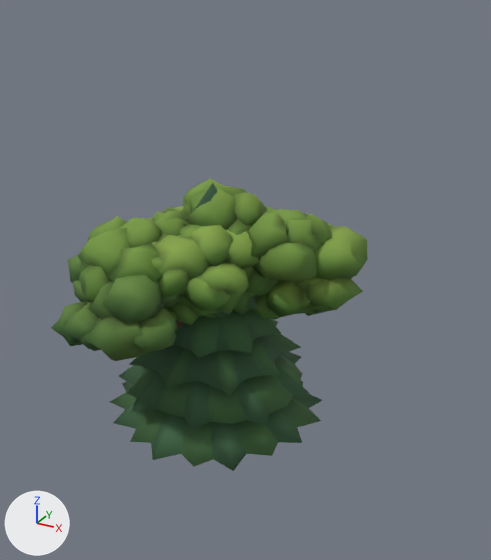
The glTF model public/models/garden.glb: old version first, new version second.
Both versions are drawn from a 50 mm lens placed at (6.77, -10.91, 9.29), pointed at (0.73, 0.07, 3.8). The lights are fixed; the arrows at lower left show +X, +Y and +Z. The older version comes first. Where no turn or scale is listed for an object, it has been applied to the vertices. Vertices at exactly the same position are counted once.

The first picture shows 'oak_a', 'oak_b', 'oak_c', 'pine_a', 'pine_b'.
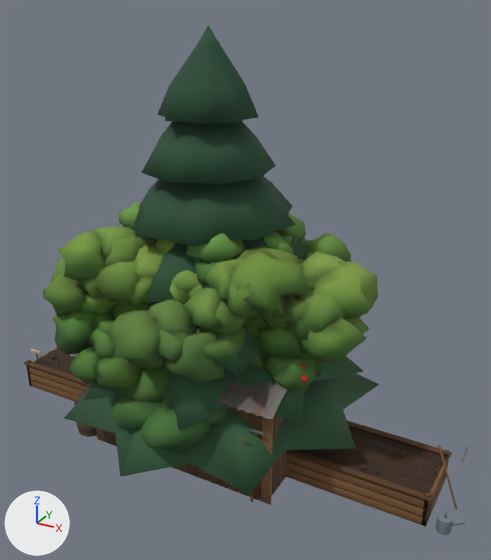
Where the newer file only moved an object's origin or applied its transform, the numbers keep the older frame.

What differs and where, as boxes [x1, y1, x2, y2] in the pictures (491 x 560 px):
'tree_fir', added (green)
    after: [64, 25, 379, 495]
'oak_a', reshaped, moved, rescaled (27% wider)
    before: [77, 178, 332, 315]
    after: [43, 226, 367, 364]
'oak_b', reshaped, moved, rescaled
    before: [150, 206, 368, 330]
    after: [82, 239, 378, 334]
'oak_c', reshaped, moved, rescaled
    before: [51, 229, 243, 361]
    after: [105, 300, 246, 383]
'bed_1000x150_a', added
    after: [24, 347, 466, 535]
'tree_apple', added (green)
    after: [52, 302, 316, 391]
'tree_fig', added (green)
    after: [72, 356, 329, 455]
'shed_420x320', added
    after: [69, 354, 287, 505]
'bed_1000x150_b', added
    after: [24, 349, 468, 527]
'tree_rowan', added (green)
    after: [118, 202, 306, 283]
'tree_fruit', added (mostly hidden)
    after: [189, 233, 351, 372]
part 1 of me_oak_a, deleted (green)
    before: [77, 178, 332, 315]
part 2 of me_oak_a, built on (green)
    after: [43, 226, 367, 364]
part 3 of me_oak_b, deleted (green)
    before: [150, 206, 368, 330]
part 4 of me_oak_b, reshaped (green)
    after: [82, 239, 378, 334]
part 5 of me_oak_c, deleted (green)
    before: [51, 229, 243, 361]
part 6 of me_oak_c, built on (green)
    after: [105, 300, 246, 383]
'pine_a', unchanged, covered by the edit
    before: [110, 184, 321, 467]
'pine_b', unchanged, covered by the edit
    before: [114, 183, 322, 471]

Patch to the scene script:
```diff
--- a/public/models/garden.glb.py
+++ b/public/models/garden.glb.py
@@ me_oak_a @@
-me_oak_a.from_pydata(...)  # 5914 vertices, 11526 faces; spans x -2.19..2.3, y -2.65..3.08, z -0.35..5.61
+me_oak_a.from_pydata(...)  # 5968 vertices, 11638 faces; spans x -1.0..1.0, y -0.78..0.78, z -0.87..0.87
+# me_oak_a part 1: 73 loose pieces with 5615 vertices, spanning x -2.19..2.3, y -2.65..3.08, z -0.35..5.61, are deleted
+# me_oak_a part 2: 299 vertices removed from x -0.56..0.42, y -0.66..0.58, z -0.35..2.18; 5968 vertices added at x -1.0..1.0, y -0.78..0.78, z -0.87..0.87
 me_oak_a.materials.append(mat_vc)
@@ me_oak_b @@
-me_oak_b.from_pydata(...)  # 5900 vertices, 11496 faces; spans x -2.5..2.97, y -2.13..1.93, z -0.36..5.09
+me_oak_b.from_pydata(...)  # 5962 vertices, 11616 faces; spans x -1.0..1.0, y -0.66..0.66, z -0.92..0.92
+# me_oak_b part 3: 74 loose pieces with 5611 vertices, spanning x -2.5..2.97, y -2.13..1.93, z -0.35..5.09, are deleted
+# me_oak_b part 4: 289 vertices removed from x -0.56..0.66, y -0.61..0.43, z -0.36..1.99; 5962 vertices added at x -1.0..1.0, y -0.66..0.66, z -0.92..0.92
 me_oak_b.materials.append(mat_vc)
@@ me_oak_c @@
-me_oak_c.from_pydata(...)  # 6057 vertices, 11798 faces; spans x -2.53..2.02, y -3.09..1.92, z -0.35..5.29
+me_oak_c.from_pydata(...)  # 6026 vertices, 11776 faces; spans x -0.89..0.89, y -1.0..1.0, z -0.97..0.97
+# me_oak_c part 5: 78 loose pieces with 5818 vertices, spanning x -2.53..2.02, y -3.09..1.92, z -0.35..5.29, are deleted
+# me_oak_c part 6: 238 vertices removed from x -0.52..0.4, y -0.62..0.4, z -0.35..2.12; 6025 vertices added at x -0.89..0.89, y -1.0..1.0, z -0.97..0.97
 me_oak_c.materials.append(mat_vc)
@@ ob_oak_a @@
 ob_oak_a = bpy.data.objects.new('oak_a', me_oak_a)
-ob_oak_a.location = (0.0, 0.0, 0.0)
+ob_oak_a.location = (0.23, 0.03, 2.52)
+ob_oak_a.scale = (3.29, 3.29, 3.29)
@@ ob_oak_b @@
 ob_oak_b = bpy.data.objects.new('oak_b', me_oak_b)
-ob_oak_b.location = (0.0, 0.0, 0.0)
+ob_oak_b.location = (0.6, -0.31, 2.31)
+ob_oak_b.scale = (2.9, 2.9, 2.9)
@@ ob_oak_c @@
 ob_oak_c = bpy.data.objects.new('oak_c', me_oak_c)
-ob_oak_c.location = (0.0, 0.0, 0.0)
+ob_oak_c.location = (-0.82, -0.44, 2.33)
+ob_oak_c.scale = (2.77, 2.77, 2.77)
@@ ob_tree_rowan @@
+ob_tree_rowan = bpy.data.objects.new('tree_rowan', me_tree_rowan)  # 7978 vertices, 15356 faces; spans x -1.67..1.67, y -1.79..1.79, z -2.97..2.97
+ob_tree_rowan.location = (0.04, -0.1, 2.65)
@@ ob_tree_fruit @@
+ob_tree_fruit = bpy.data.objects.new('tree_fruit', me_tree_fruit)  # 6162 vertices, 11870 faces; spans x -2.79..2.79, y -2.13..2.13, z -2.63..2.63
+ob_tree_fruit.location = (0.27, 0.45, 2.3)
@@ ob_tree_fir @@
+ob_tree_fir = bpy.data.objects.new('tree_fir', me_tree_fir)  # 1033 vertices, 2034 faces; spans x -3.41..3.41, y -3.37..3.37, z -4.42..4.42
+ob_tree_fir.location = (0.08, -0.01, 4.16)
@@ ob_tree_fig @@
+ob_tree_fig = bpy.data.objects.new('tree_fig', me_tree_fig)  # 5953 vertices, 11648 faces; spans x -2.85..2.85, y -2.8..2.8, z -1.56..1.56
+ob_tree_fig.location = (-0.25, -0.33, 1.44)
@@ ob_tree_apple @@
+ob_tree_apple = bpy.data.objects.new('tree_apple', me_tree_apple)  # 7388 vertices, 14282 faces; spans x -2.63..2.63, y -2.46..2.46, z -2.12..2.12
+ob_tree_apple.location = (0.07, -0.38, 1.79)
@@ ob_shed_420x320 @@
+ob_shed_420x320 = bpy.data.objects.new('shed_420x320', me_shed_420x320)  # 8521 vertices, 16554 faces; spans x -2.62..2.62, y -1.97..1.97, z -1.56..1.56
+ob_shed_420x320.location = (-0.17, -0.07, 1.56)
@@ ob_bed_1000x150_b @@
+ob_bed_1000x150_b = bpy.data.objects.new('bed_1000x150_b', me_bed_1000x150_b)  # 4998 vertices, 9546 faces; spans x -5.22..5.22, y -0.79..0.79, z -0.66..0.66
+ob_bed_1000x150_b.location = (0.18, 0.0, 0.66)
@@ ob_bed_1000x150_a @@
+ob_bed_1000x150_a = bpy.data.objects.new('bed_1000x150_a', me_bed_1000x150_a)  # 5068 vertices, 9682 faces; spans x -5.35..5.35, y -0.79..0.79, z -0.51..0.51
+ob_bed_1000x150_a.location = (0.31, 0.0, 0.51)
```
